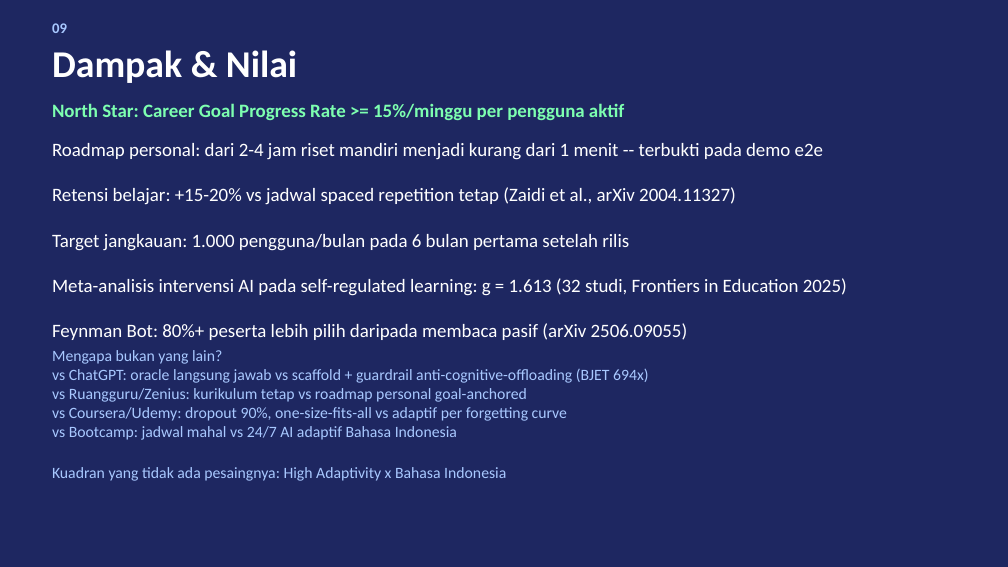
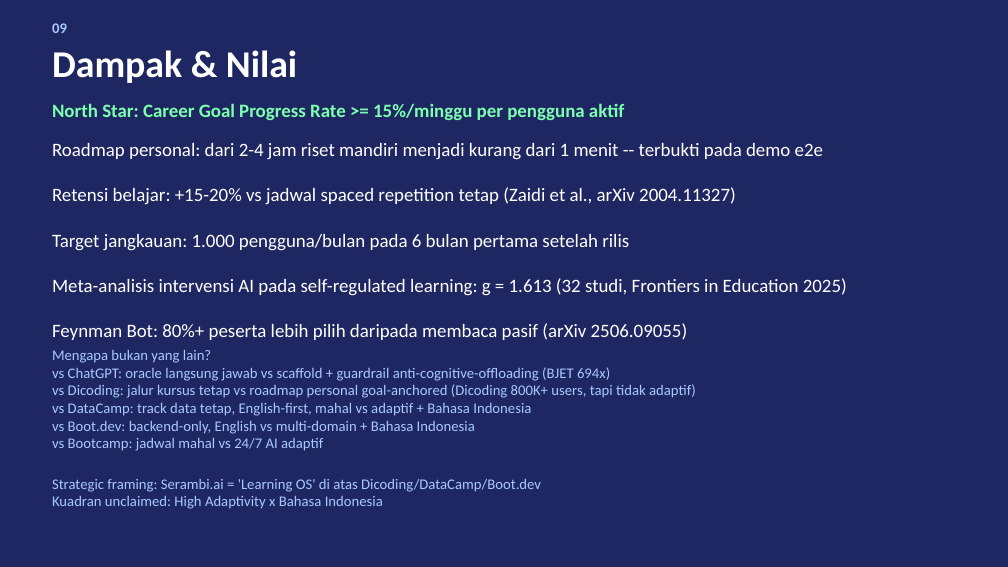
Before and after one commit to mmuchsin/serambi-ai, a slide deck: slide 9 of slides/serambi-pitch-deck.pptx. Drawn at 1008x567 pixels with LibreOffice and Linux fonts; fonts in the diff are those of the drawing. Boxes give left, top, right and bottom in pixels: in the first picture for what was removed or moved away, otherwise in the second. Text is boxed around its words. In the diff, an @@ line names an element or a change of style, - is before the commit and + after.

```diff
--- a/slides/serambi-pitch-deck.pptx
+++ b/slides/serambi-pitch-deck.pptx
@@ text at (x1=52, y1=350, x2=610, y2=381): size 15 to 14 pt in "Mengapa bukan yang lain?", "vs ChatGPT: oracle langsung jawab vs scaffold ..." @@
@@ text at (x1=52, y1=384, x2=696, y2=509): text changed; size 15 to 14 pt @@
-vs Ruangguru/Zenius: kurikulum tetap vs roadmap personal goal-anchored
-vs Coursera/Udemy: dropout 90%, one-size-fits-all vs adaptif per forgetting curve
-vs Bootcamp: jadwal mahal vs 24/7 AI adaptif Bahasa Indonesia
-Kuadran yang tidak ada pesaingnya: High Adaptivity x Bahasa Indonesia
+vs Dicoding: jalur kursus tetap vs roadmap personal goal-anchored (Dicoding 800K+ users, tapi tidak adaptif)
+vs DataCamp: track data tetap, English-first, mahal vs adaptif + Bahasa Indonesia
+vs Boot.dev: backend-only, English vs multi-domain + Bahasa Indonesia
+vs Bootcamp: jadwal mahal vs 24/7 AI adaptif
+Strategic framing: Serambi.ai = 'Learning OS' di atas Dicoding/DataCamp/Boot.dev
+Kuadran unclaimed: High Adaptivity x Bahasa Indonesia
```
Also in this commit, not shown: 1 other file.
